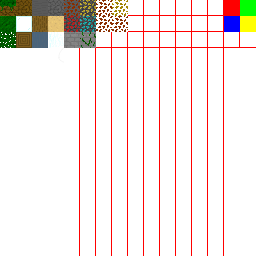
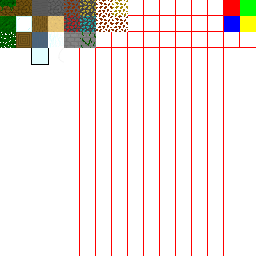
Layered file, before and after one edit (w=256, h=256). Changes by layer:
painted on "texture_atlas.png" over [31, 48, 49, 65]
